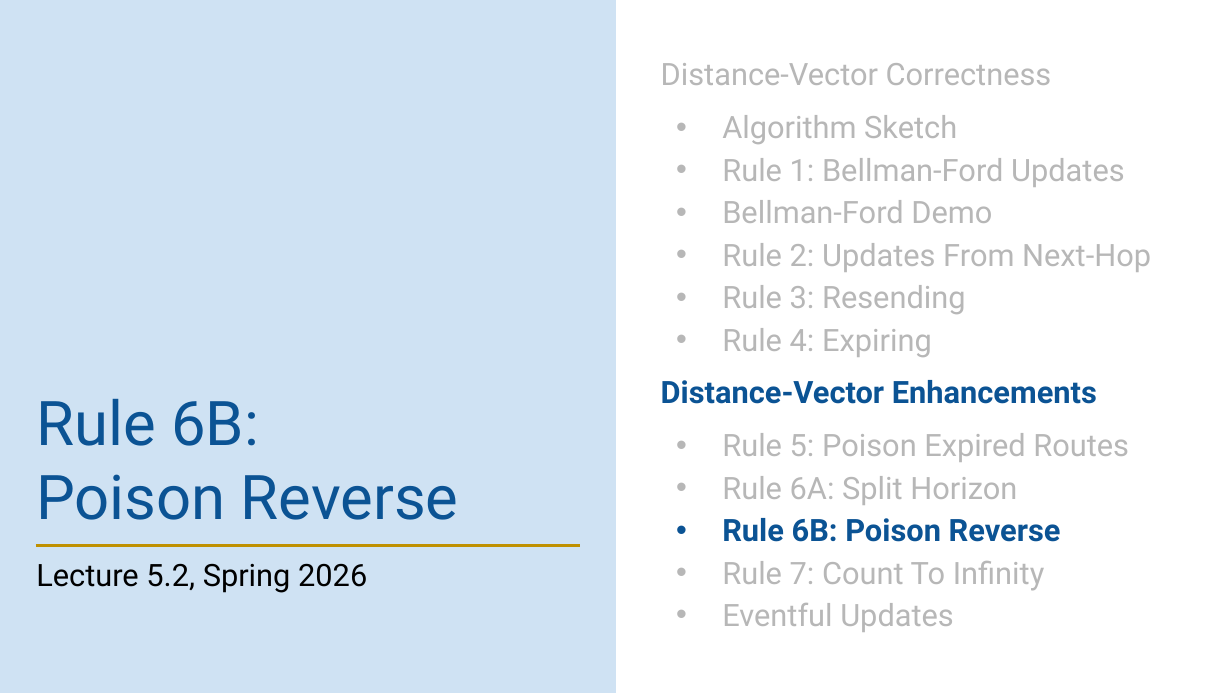
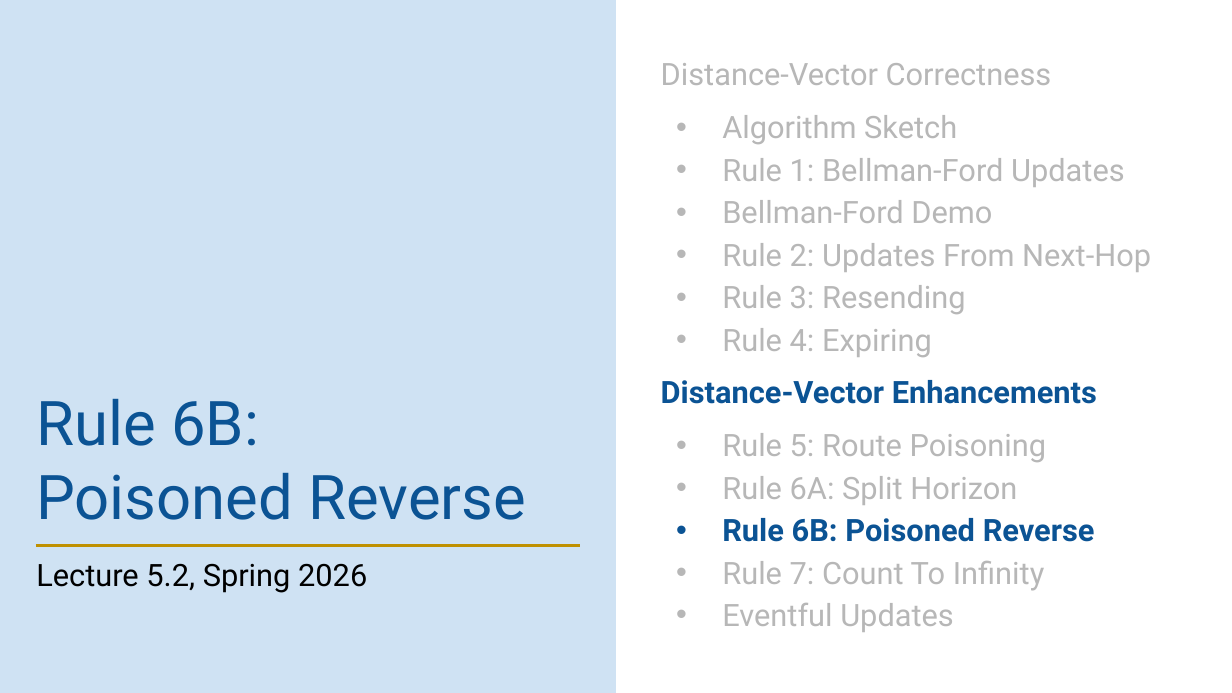
Before and after one commit to guhofstra/CSC175Sp26, a slide deck: slide 75 of PPTs/Lecture 5.2 - Distance-Vector.pptx. Drawn at 1232x693 pixels with LibreOffice and Linux fonts; fonts in the diff are those of the drawing. Boxes give left, top, right and bottom in pixels: in the first picture for what was removed or moved away, otherwise in the second. Text is boxed around its words. In the diff, an @@ line names an element or a change of style, - is before the commit and + after.

```diff
--- a/PPTs/Lecture 5.2 - Distance-Vector.pptx
+++ b/PPTs/Lecture 5.2 - Distance-Vector.pptx
@@ title at [36, 399, 526, 520]: text changed @@
-Rule 6B:
-Poison Reverse
+Rule 6B:
+Poisoned Reverse
@@ text at [722, 433, 1047, 462]: text changed @@
-• Rule 5: Poison Expired Routes
+• Rule 5: Route Poisoning
@@ text at [722, 518, 1095, 542]: text changed @@
-• Rule 6B: Poison Reverse
+• Rule 6B: Poisoned Reverse
```
Also in this commit, not shown: 21 other slides changed, 7 other files.
